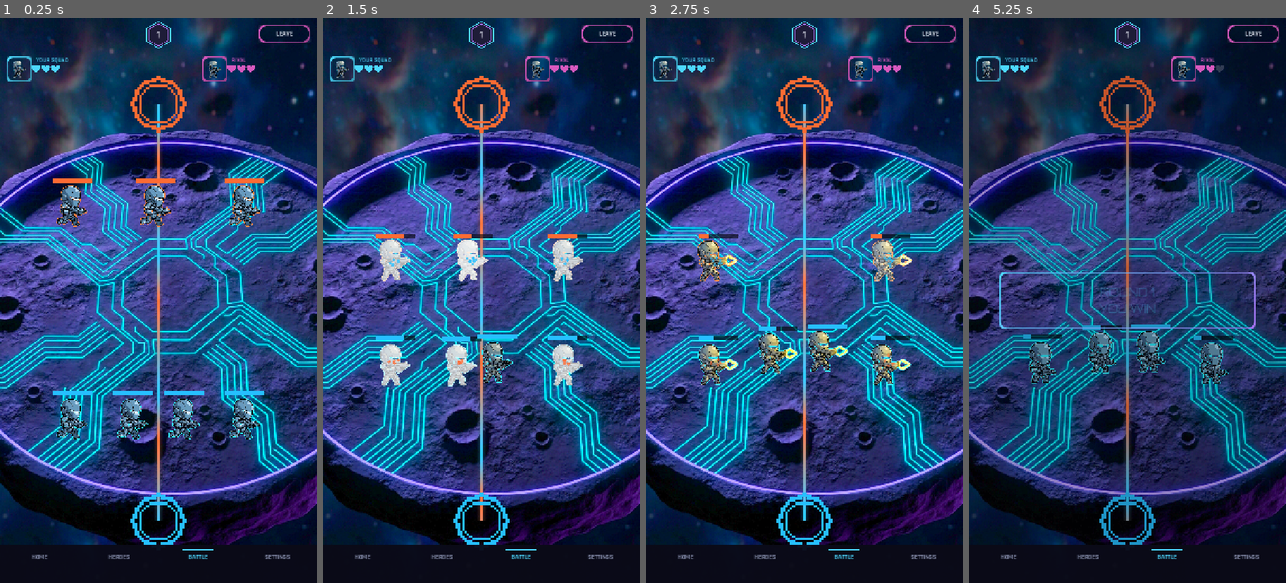
Above: before the commit, frames 1-4 (left to right).
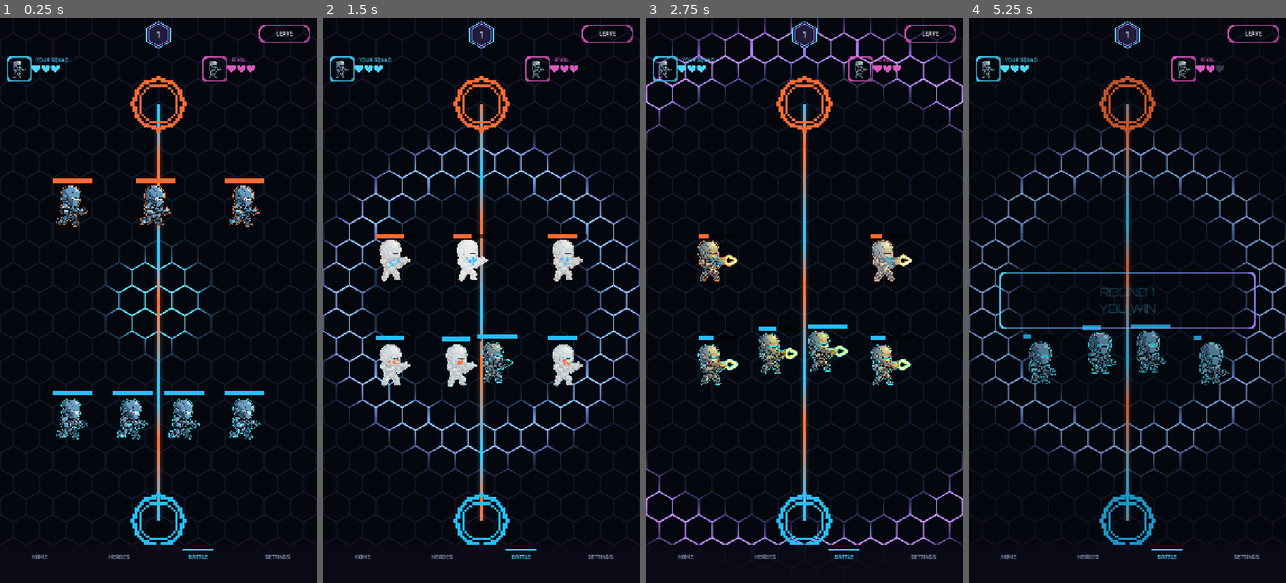
Above: after the commit, the same moments.

Repository: icmrnbw/cyber-draft-duel-2d
Game: Godot game, scene res://scenes/match.tscn
Two runs of this game, one before a commit and one after it. Both use one fixed random seed, a clock stepped at 60 frames per second and the inputs below. This scene is started directly instead of the project's main scene.
Inputs:
- Up to frame 1 (0.25 s): no input
- Up to frame 2 (1.5 s): no input
- Up to frame 3 (2.75 s): no input
- Up to frame 4 (5.25 s): no input

The runs differ from the first frame. In frame 1, 79% of the frame differs, in the area x 0-100%, y 0-94%; in frame 2, 79%; in frame 3, 80%; in frame 4, 76%.

Commit message:
Regenerate Marksman/Demolitionist idle art in the mockup's soft-shaded style, add a procedural animated arena floor
Trial run per user request: Marksman and Demolitionist's base sprite + idle
breathing frames regenerated via Meshy in a soft-shaded 3D-render style
matching the reference mockup, replacing the old flat cel-shaded/thick-
outline look. Only idle art touched (attack/walk/retreat and Lv2/3 tiers are
unchanged) -- scoped as a style check before committing to the rest of the
roster. Two processing bugs found and fixed along the way: a leftover
drop-shadow smudge (flood-fill background removal instead of a flat
brightness threshold) and a rectangular notch punched into Demolitionist's
hood (a guessed corner-wipe rectangle collided with his silhouette; replaced
with connected-component filtering that drops small isolated blobs --
the baked "NEUTRAL/INHALE/EXHALE" labels -- without needing to guess where
the character isn't).

Also replaced the static per-arena Meshy floor image (a floating rock
platform) with a procedural animated hex-grid floor (shaders/
arena_floor.gdshader) -- a continuous pulse sweeps outward from center via
the shader's own TIME uniform, actually animated unlike a static image, at
zero art-generation cost. Each arena keeps its color identity through two
shader colors (arena_database.gd's glow_a/glow_b) instead of a whole new
image per arena.

Co-Authored-By: Claude Sonnet 5 <noreply@anthropic.com>

Diff:
--- a/scripts/match_controller.gd
+++ b/scripts/match_controller.gd
@@ -113,29 +113,36 @@
 
 const ENERGY_LINE_SHADER := preload("res://shaders/energy_line.gdshader")
 
-## Per-arena Meshy-generated battlefield art (2026-09-10: replaced the
-## original flat retro pixel-art crater texture, which clashed badly with
-## the neon-vector UI chrome everywhere else -- same "clashing art style"
-## problem the Main Menu's old arena-floor-as-wallpaper misuse had, see
-## main_menu.gd) as the backdrop; no baked platforms/lines in the art itself
-## -- those are drawn here instead so they can carry real team colors and
-## animate. The two
-## spawn platforms sit at LANE_TOP_Y (opponent, team B) and LANE_BOTTOM_Y
-## (player, team A), matching where each side's front line actually forms;
-## the connecting beam cycles between both teams' colors via
-## shaders/energy_line.gdshader rather than a static print. z_index left at
-## the default (0, below everything else added after it) so units/UI still
-## draw on top untouched.
+const ARENA_FLOOR_SHADER := preload("res://shaders/arena_floor.gdshader")
+
+## Procedural animated hex-grid battlefield floor (2026-09-10, see
+## shaders/arena_floor.gdshader) -- replaced first a flat retro pixel-art
+## crater texture, then a static Meshy-generated floating-rock image, with a
+## fully code-driven, actually ANIMATED floor (a pulse sweeps outward from
+## center continuously via the shader's own TIME uniform). Matches the
+## neon-vector UI chrome exactly since it's built from the same kind of
+## shader math, and costs zero art-generation credits. No baked
+## platforms/lines in it -- those are drawn here instead so they can carry
+## real team colors and animate independently. The two spawn platforms sit
+## at LANE_TOP_Y (opponent, team B) and LANE_BOTTOM_Y (player, team A),
+## matching where each side's front line actually forms; the connecting beam
+## cycles between both teams' colors via shaders/energy_line.gdshader rather
+## than a static print. z_index left at the default (0, below everything
+## else added after it) so units/UI still draw on top untouched.
 func _build_background() -> void:
 	# Which battlefield you fight on is your current ladder arena (see
-	# arena_database.gd) rather than one fixed image -- climbing rating is
+	# arena_database.gd) rather than one fixed look -- climbing rating is
 	# what changes the scenery, which is the visible half of the progression.
-	var floor_art := TextureRect.new()
-	floor_art.texture = load(PlayerProfile.current_arena()["floor"])
+	var arena: Dictionary = PlayerProfile.current_arena()
+	var floor_art := ColorRect.new()
+	floor_art.color = Color.WHITE
 	floor_art.size = Vector2(VIEW_W, VIEW_H)
-	floor_art.expand_mode = TextureRect.EXPAND_IGNORE_SIZE
-	floor_art.stretch_mode = TextureRect.STRETCH_SCALE
-	TeamColor.apply_vibrance_only(floor_art)
+	var floor_mat := ShaderMaterial.new()
+	floor_mat.shader = ARENA_FLOOR_SHADER
+	floor_mat.set_shader_parameter("rect_size", Vector2(VIEW_W, VIEW_H))
+	floor_mat.set_shader_parameter("color_a", arena["glow_a"])
+	floor_mat.set_shader_parameter("color_b", arena["glow_b"])
+	floor_art.material = floor_mat
 	add_child(floor_art)
 
 	var line := ColorRect.new()
--- a/scripts/sim/arena_database.gd
+++ b/scripts/sim/arena_database.gd
@@ -16,10 +16,16 @@
 ## pull the bar exists to create. Anchoring to the real reachable floor makes
 ## that same player start around 57%, and someone who has bottomed out at the
 ## floor start at 0%.
+## `glow_a`/`glow_b` feed the procedural animated hex-grid battle floor
+## (shaders/arena_floor.gdshader, 2026-09-10) -- replaced the earlier static
+## per-arena Meshy image (a floating rock platform) with a code-driven,
+## actually-animated floor matching the neon UI language exactly, at zero
+## art-generation cost. Each arena keeps a distinct color identity through
+## just these two colors rather than a whole new image.
 const ARENAS := [
-	{"name": "Asteroid Belt", "min_rating": 800, "floor": "res://assets/match_floor.png"},
-	{"name": "Frozen Reach", "min_rating": 1150, "floor": "res://assets/arena_ice.png"},
-	{"name": "Molten Core", "min_rating": 1350, "floor": "res://assets/arena_volcanic.png"},
+	{"name": "Asteroid Belt", "min_rating": 800, "glow_a": Color(0.3, 0.85, 1.0), "glow_b": Color(0.65, 0.45, 0.95)},
+	{"name": "Frozen Reach", "min_rating": 1150, "glow_a": Color(0.55, 0.9, 1.0), "glow_b": Color(0.75, 0.55, 1.0)},
+	{"name": "Molten Core", "min_rating": 1350, "glow_a": Color(1.0, 0.55, 0.25), "glow_b": Color(0.75, 0.3, 0.95)},
 ]
 
 
--- /dev/null
+++ b/shaders/arena_floor.gdshader
@@ -0,0 +1,63 @@
+shader_type canvas_item;
+
+// Animated neon hex-grid battle floor -- procedural (no art asset, zero
+// Meshy spend), replacing the earlier static per-arena Meshy image. Math
+// prototyped and verified in Python/numpy first (project convention) before
+// porting here, since a hex-grid SDF is easy to get subtly wrong: see
+// tools/ for the reference render this was checked against.
+//
+// Technique: iq's classic hex-tiling trick (two interleaved rectangular
+// grids, pick whichever cell center is closer) gives a per-pixel distance
+// to the nearest hex CENTER in `gv`; a dot-product/max combination of that
+// vector's components gives the distance to the nearest hex EDGE, which
+// peaks at 0.5 at a cell boundary -- thresholding near that value draws thin
+// glowing edge lines. A radial ring keyed off TIME sweeps outward from the
+// screen center for the "pulse," continuously re-triggering via mod().
+
+uniform vec2 rect_size = vec2(720.0, 1280.0);
+uniform float hex_scale : hint_range(10.0, 150.0) = 60.0;
+uniform vec4 color_a : source_color = vec4(0.3, 0.85, 1.0, 1.0);
+uniform vec4 color_b : source_color = vec4(0.65, 0.45, 0.95, 1.0);
+uniform vec4 bg_color : source_color = vec4(0.02, 0.03, 0.06, 1.0);
+uniform float base_glow : hint_range(0.0, 1.0) = 0.12;
+uniform float pulse_speed : hint_range(0.0, 20.0) = 3.5;
+uniform float pulse_spacing : hint_range(4.0, 40.0) = 13.0;
+uniform float pulse_width : hint_range(0.1, 3.0) = 0.7;
+uniform float pulse_strength : hint_range(0.0, 4.0) = 1.6;
+
+const vec2 HEX_R = vec2(1.0, 1.73205);
+
+float hex_edge_dist(vec2 p) {
+	p = abs(p);
+	float c = p.x * 0.5 + p.y * 0.8660254;
+	c = max(c, p.x);
+	return c;
+}
+
+vec2 hex_center_offset(vec2 uv) {
+	vec2 h = HEX_R * 0.5;
+	vec2 a = mod(uv, HEX_R) - h;
+	vec2 b = mod(uv - h, HEX_R) - h;
+	return dot(a, a) < dot(b, b) ? a : b;
+}
+
+void fragment() {
+	vec2 centered = (UV - 0.5) * rect_size;
+	vec2 grid_uv = centered / hex_scale;
+
+	vec2 gv = hex_center_offset(grid_uv);
+	float d = hex_edge_dist(gv);
+	float edge = 1.0 - clamp(abs(d - 0.5) / 0.04, 0.0, 1.0);
+
+	float r = length(centered) / hex_scale;
+	float pulse_r = mod(TIME * pulse_speed, pulse_spacing);
+	float pulse = exp(-pow(r - pulse_r, 2.0) / pulse_width);
+
+	float glow = edge * (base_glow + pulse * pulse_strength);
+
+	float t = clamp(r / 10.0, 0.0, 1.0);
+	vec3 line_color = mix(color_a.rgb, color_b.rgb, t);
+
+	vec3 color = mix(bg_color.rgb, line_color * 1.3, clamp(glow, 0.0, 1.0));
+	COLOR = vec4(color, 1.0);
+}
Binary file changed: assets/chibi_demolitionist_transparent.png
Binary file changed: assets/chibi_marksman_transparent.png
Binary file changed: assets/demolitionist_idle_breathe1.png
Binary file changed: assets/demolitionist_idle_breathe2.png
Binary file changed: assets/demolitionist_idle_breathe3.png
Binary file changed: assets/demolitionist_idle_breathe4.png
Binary file changed: assets/marksman_idle_breathe1.png
Binary file changed: assets/marksman_idle_breathe2.png
Binary file changed: assets/marksman_idle_breathe3.png
Binary file changed: assets/marksman_idle_breathe4.png
Not shown, added: shaders/arena_floor.gdshader.uid
